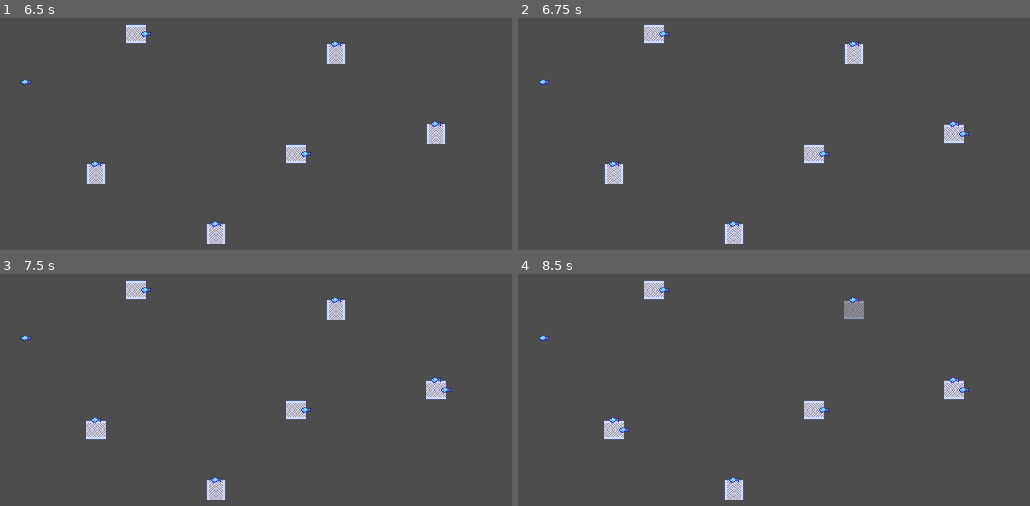
Above: before the commit, frames 1-4 (two rows, left to right).
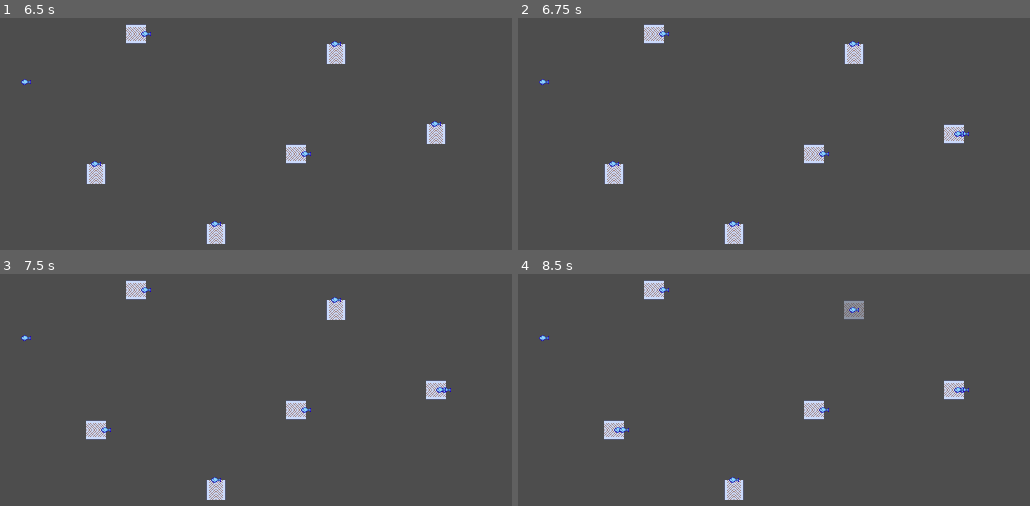
Above: after the commit, the same moments.

Repository: cynumini/reborn-of-dream
Game: Godot game, scene res://world.tscn
Two runs of this game, one before a commit and one after it. Both use one fixed random seed, a clock stepped at 60 frames per second and the inputs below.
Inputs (mouse positions are in pixels of both pictures, inside the frame that each line leads up to):
- Up to frame 1 (6.5 s): tap Enter at 0.5, 2, 3.5 s; move the mouse to (440, 127) at 0.52 s; press the mouse at (440, 127) at 0.53 s; tap Q (drop) at 0.6, 1.55, 2.1, 3.05, 4.55, 5.1, 6.05 s; tap Space at 1.25, 2.75, 4.25 s; move the mouse to (107, 171) at 1.27 s; release the mouse at (107, 171) at 1.28 s; click (107, 171) at 1.35 s; move the mouse to (348, 50) at 2.02 s; press the mouse at (348, 50) at 2.03 s; move the mouse to (225, 238) at 2.77 s; release the mouse at (225, 238) at 2.78 s; click (225, 238) at 2.85 s; move the mouse to (506, 217) at 3.52 s; hold Right mouse button (remove) 3.53-4.28 s; click (506, 217) at 3.8 s; move the mouse to (25, 80) at 4.27 s; tap R (rotate) at 4.35 s; move the mouse to (307, 147) at 5.02 s; press the mouse at (307, 147) at 5.03 s; move the mouse to (148, 36) at 5.77 s; release the mouse at (148, 36) at 5.78 s; click (148, 36) at 5.85 s
- Up to frame 2 (6.75 s): move the mouse to (958, 127) at 6.52 s; press the mouse at (958, 127) at 6.53 s; tap Q (drop) at 6.6 s
- Up to frame 3 (7.5 s): move the mouse to (107, 427) at 7.27 s; release the mouse at (107, 427) at 7.28 s; click (107, 427) at 7.35 s
- Up to frame 4 (8.5 s): tap Q (drop) at 7.55 s; move the mouse to (866, 306) at 8.02 s; hold Right mouse button (remove) from 8.03 s (still down); click (866, 306) at 8.3 s

Frame 1 is identical in both runs. In frame 2, less than 0.1% of the frame differs, in the area x 84-88%, y 44-52%; in frame 3, 0.1%; in frame 4, 0.2%, in the area x 17-88%, y 9-69%.

Commit message:
belt picks up existing item, fix ordering of item

Diff:
--- a/belt.gd
+++ b/belt.gd
@@ -2,39 +2,79 @@
 extends Sprite2D
 
 @export var world: World
+
 var id: Vector2i
 var next_belt: Belt = null
 var items: Array[Sprite2D] = []
-var direction: Vector2
+var direction: Vector2i
+var z: int = -1
+const DIRECTION_UP = Vector2i(0, 1)
+const DIRECTION_DOWN = Vector2i(0, -1)
+const DIRECTION_RIGHT = Vector2i(-1, 0)
+const DIRECTION_LEFT = Vector2i(1, 0)
+
 
 func can_add():
-	return len(items) < 2
+	return len(items) < 4
 
-func add_item(item: Sprite2D):
-	#item.position = position
-	#item.position.y += 16
+
+func z_sort():
+	var item_z = z
+	for item in items:
+		item.z_index = item_z
+		item_z += 1
+
+
+func add_item(item):
 	items.append(item)
-	#print("new item: ", item, " current items: ", items)
+	if (direction == DIRECTION_LEFT or direction == DIRECTION_RIGHT):
+		item.position.y = position.y
+	else:
+		item.position.x = position.x
+	z_sort()
+
+
+func sort_item(a: Node2D, b: Node2D, belt_direction):
+	match belt_direction:
+		DIRECTION_UP:
+			return a.position.y < b.position.y
+		DIRECTION_DOWN:
+			return a.position.y > b.position.y
+		DIRECTION_LEFT:
+			return a.position.x < b.position.x
+		DIRECTION_RIGHT:
+			return a.position.x > b.position.x
+
 
 func _process(delta: float) -> void:
-	var end_of_belt = position - direction * 16
-	var target = end_of_belt
-	var z = 1
+	var end_of_belt = position - Vector2(direction * 15.99)
+	var item_target = end_of_belt
+	items.sort_custom(sort_item.bind(direction))
 	for item in items:
-		item.z_index = z
-		z += 1
-		if end_of_belt.x == position.x:
-			item.position.x = target.x
-		else:
-			item.position.y = target.y
-		item.position = item.position.move_toward(target, 100 * delta)
-		target += direction * 16
-	var next_id = Vector2i(Vector2(id) - direction)
+		if item.position == end_of_belt and next_belt and next_belt.can_add():
+			next_belt.add_item(item)
+			items.erase(item)
+		item.position = item.position.move_toward(item_target, 100 * delta)
+		item_target = item.position + Vector2(direction * 8)
+
+
+func _on_belt_placed_first_pass():
+	var next_id = Vector2i(id - direction)
 	if next_id in world.map:
 		next_belt = world.map[next_id]
 	else:
 		next_belt = null
-	for item in items:
-		if next_belt and item.position == end_of_belt and next_belt.can_add():
-			next_belt.add_item(item)
-			items.erase(item)
+	if next_belt == null or next_belt.direction != direction:
+		z = 1
+	else:
+		z = -1
+
+
+func calc_z():
+	if z == -1:
+		next_belt.calc_z()
+		z = next_belt.z + 4
+
+
+func _on_belt_placed_second_pass():
+	calc_z()
--- a/cursor.gd
+++ b/cursor.gd
@@ -22,10 +22,16 @@
 		world.map[grid_position] = belt_scene.instantiate()
 		world.map[grid_position].position = Vector2(grid_position * 32) + Vector2(16, 16)
 		world.map[grid_position].rotation = rotation_rad
-		world.map[grid_position].direction = Vector2(-sin(rotation_rad), cos(rotation_rad))
+		world.map[grid_position].direction = Vector2i(round(-sin(rotation_rad)), round(cos(rotation_rad)))
 		world.map[grid_position].world = world
 		world.map[grid_position].id = grid_position
+		world.belt_placed_first_pass.connect(world.map[grid_position]._on_belt_placed_first_pass)
+		world.belt_placed_second_pass.connect(world.map[grid_position]._on_belt_placed_second_pass)
 		world.add_child(world.map[grid_position])
+		world.belt_placed_first_pass.emit()
+		world.belt_placed_second_pass.emit()
+		for item in world.get_item_in_cells(grid_position):
+			world.map[grid_position].add_item(item)
 
 
 func remove():
--- a/fish.tscn
+++ b/fish.tscn
@@ -3,7 +3,7 @@
 [ext_resource type="Texture2D" uid="uid://b5eppi0y0ky6o" path="res://assets/sprites/fish.png" id="1_hgn23"]
 [ext_resource type="Script" uid="uid://c5xa6d3n2ktxc" path="res://fish.gd" id="2_6ik3a"]
 
-[node name="Fish" type="Sprite2D"]
+[node name="Fish" type="Sprite2D" groups=["items"]]
 z_index = 1
 texture_filter = 1
 texture = ExtResource("1_hgn23")
--- a/project.godot
+++ b/project.godot
@@ -14,6 +14,10 @@
 run/main_scene="uid://bgafspft6n5vw"
 config/features=PackedStringArray("4.5", "Forward Plus")
 config/icon="res://icon.svg"
+
+[debug]
+
+settings/stdout/print_fps=true
 
 [display]
 
--- a/world.gd
+++ b/world.gd
@@ -1,9 +1,30 @@
 class_name World
 extends Node2D
+
+signal belt_placed_first_pass
+signal belt_placed_second_pass
 
 var fish_scene: PackedScene = preload("res://fish.tscn")
 
 var map: Dictionary[Vector2i, Belt] = {}
+
+func _ready():
+	randomize()
+
+func min_distance_to_positions(target_position: Vector2, positions: Array[Vector2]):
+	var min_distance: float = INF
+	for current_position in positions:
+		min_distance = min(min_distance, current_position.distance_to(target_position))
+	return min_distance
+
+
+func get_item_in_cells(index: Vector2i) -> Array[Node2D]:
+	var items_in_cell: Array[Node2D] = []
+	for item in get_tree().get_nodes_in_group("items"):
+		var grid_position_of_item = Vector2i(item.position / 32)
+		if grid_position_of_item == index:
+			items_in_cell.append(item)
+	return items_in_cell
 
 func _process(_delta: float) -> void:
 	if Input.is_action_just_released("drop"):
@@ -14,9 +35,19 @@
 			fish.position = mouse
 			map[grid_position].add_item(fish)
 			add_child(fish)
-		elif grid_position in map:
-			pass
-		else:
-			var fish: Fish = fish_scene.instantiate()
-			fish.position = mouse
-			add_child(fish)
+		elif grid_position not in map:
+			var items_in_cell_positions: Array[Vector2] = []
+			for item in get_item_in_cells(grid_position):
+				items_in_cell_positions.append(item.position)
+			if len(items_in_cell_positions) < 4:
+				var fish: Fish = fish_scene.instantiate()
+				var new_position = mouse
+				if min_distance_to_positions(new_position, items_in_cell_positions) < 16:
+					var x = grid_position.x * 32
+					var y = grid_position.y * 32
+					while true:
+						new_position = Vector2(randf_range(x, x + 32), randf_range(y, y + 32))
+						if min_distance_to_positions(new_position, items_in_cell_positions) >= 16:
+							break
+				fish.position = new_position
+				add_child(fish)
